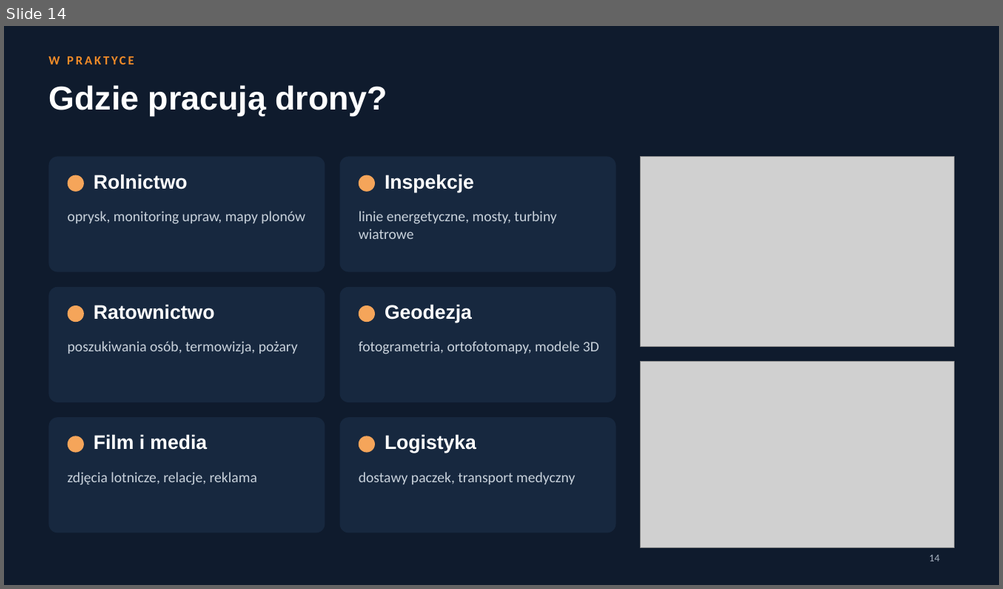
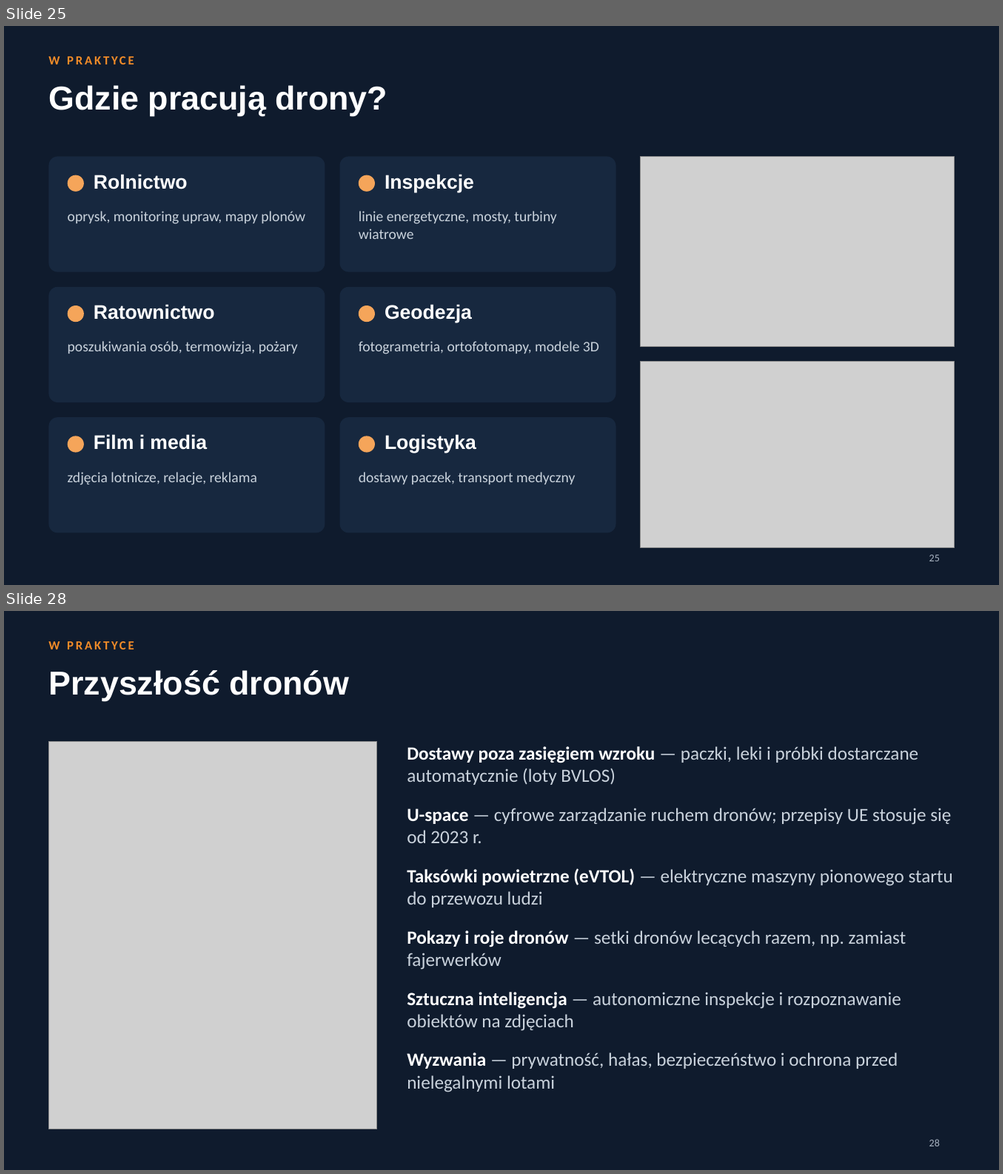
Before and after one commit to Pawel202685/psychic-octo-invention, a slide deck: Ogolna_wiedza_o_BSP.pptx. Shown one above the other, each under a label of ours: slide 14 before the commit, slides 25 and 28 after it; the slides between them are not shown. The pictures are 1003x589 and 1003x1174 pixels, drawn with LibreOffice and Linux fonts; fonts in the diff are those of the drawing; grey boxes stand for pictures. Boxes give left, top, right and bottom in pixels: in the first picture for what was removed or moved away, otherwise in the second. Text is boxed around its words. In the diff, an @@ line names an element or a change of style, - is before the commit and + after.

```diff
--- a/Ogolna_wiedza_o_BSP.pptx
+++ b/Ogolna_wiedza_o_BSP.pptx
@@ slide 28 added at [4,611,999,1170], background #0F1B2D @@
@@ text added at [48,641,134,649], 12 pt, text #F28C28, bold @@
+W PRAKTYCE
@@ title added at [48,670,349,701], 32 pt, text #FFFFFF, bold @@
+Przyszłość dronów
@@ picture added at [48,741,377,1130] @@
@@ text added at [407,746,953,1093], 18 pt, text #C9D2DC @@
+• Dostawy poza zasięgiem wzroku — paczki, leki i próbki dostarczane automatycznie (loty BVLOS)
+• U-space — cyfrowe zarządzanie ruchem dronów; przepisy UE stosuje się od 2023 r.
+• Taksówki powietrzne (eVTOL) — elektryczne maszyny pionowego startu do przewozu ludzi
+• Pokazy i roje dronów — setki dronów lecących razem, np. zamiast fajerwerków
+• Sztuczna inteligencja — autonomiczne inspekcje i rozpoznawanie obiektów na zdjęciach
+• Wyzwania — prywatność, hałas, bezpieczeństwo i ochrona przed nielegalnymi lotami
@@ page number added at [929,1139,939,1147], 10 pt, text #A9B4C2 @@
+28
@@ what was slide 14 is now slide 25 @@
@@ page number at [929,555,939,562]: text changed @@
-14
+25
```
Also in this commit, not shown: 6 slides changed, 14 other slides added.
